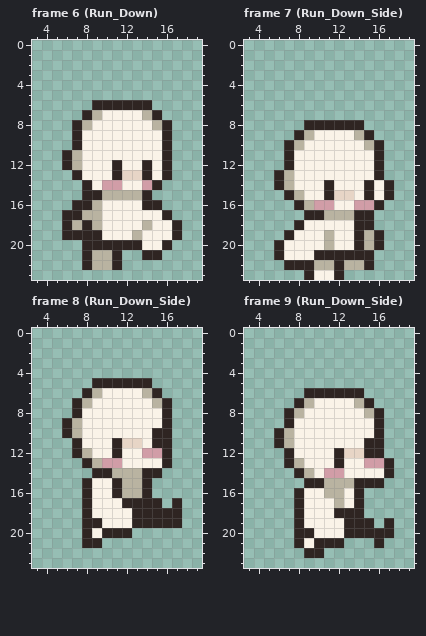
Two states of a pixel-art file, Assets/Enemies/Gnome/Gnome Run.aseprite. The picture above was drawn from the file before the commit.
24x24 pixels, 30 frames. Shown: frame 6 (Run_Down): x 3..19, y 0..23; frame 7 (Run_Down_Side): x 3..19, y 0..23; frame 8 (Run_Down_Side): x 3..19, y 0..23; frame 9 (Run_Down_Side): x 3..19, y 0..23. The commit also changed other frames, which this record leaves out.
New version:
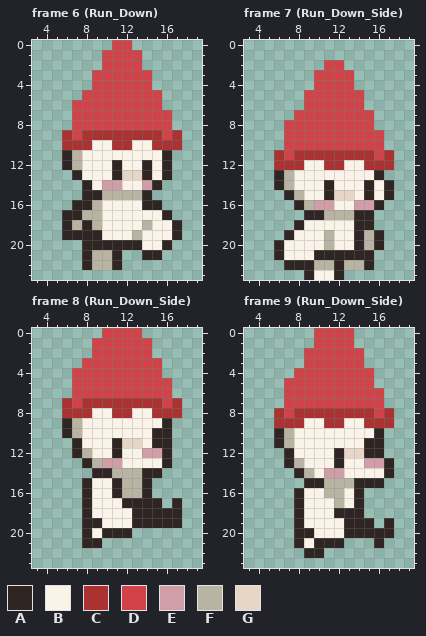
Palette (. is transparent): A #2f2522  B #faf3e8  C #ac3232  D #d14348  E #d19da7  F #b9b3a1  G #e7d5c6
The edit:
Frame 6 (Run_Down):
y 0: x 11..12 .. -> DD
y 1..2: x 10..13 .... -> DDDD
y 3..4: x 9..14 ...... -> DDDDDD
y 5: x 8..15 ........ -> DDDDDDDD
y 6: x 7..15 ..AAAAAA. -> DDDDDDDDD
y 7: x 7..16 .AFBBBBFA. -> DDDDDDDDDD
y 8: x 7..16 AFBBBBBBFA -> DDDDDDDDDD
y 9: x 6..17 .ABBBBBBBBA. -> CDCCCCCCCCDC
y 10: x 6..8 .AB -> CCC; x 11..12 BB -> CC; x 15..17 BA. -> CCC
Frame 7 (Run_Down_Side):
y 2: x 11..12 .. -> DD
y 3..4: x 10..13 .... -> DDDD
y 5..6: x 9..14 ...... -> DDDDDD
y 7: x 8..15 ........ -> DDDDDDDD
y 8: x 7..15 ..AAAAAA. -> DDDDDDDDD
y 9: x 7..16 .AFBBBBFA. -> DDDDDDDDDD
y 10: x 7..16 AFBBBBBBFA -> DDDDDDDDDD
y 11: x 6..17 .ABBBBBBBBA. -> CDCCCCCCCCDC
y 12: x 6..8 .AB -> CCC; x 11..12 BB -> CC; x 15..17 BA. -> CCC
Frame 8 (Run_Down_Side):
y 0: x 10..13 .... -> DDDD
y 1..2: x 9..14 ...... -> DDDDDD
y 3: x 8..15 ........ -> DDDDDDDD
y 4: x 7..15 ......... -> DDDDDDDDD
y 5: x 7..16 ..AAAAAA.. -> DDDDDDDDDD
y 6: x 7..16 .AFBBBBFA. -> DDDDDDDDDD
y 7: x 6..17 .AFBBBBBBFA. -> CDCCCCCCCCDC
y 8: x 6..8 .AB -> CCC; x 11..12 BB -> CC; x 15..17 BA. -> CCC
Frame 9 (Run_Down_Side):
y 0..1: x 10..13 .... -> DDDD
y 2..3: x 9..14 ...... -> DDDDDD
y 4: x 8..15 ........ -> DDDDDDDD
y 5: x 7..15 ......... -> DDDDDDDDD
y 6: x 7..16 ..AAAAAA.. -> DDDDDDDDDD
y 7: x 7..16 .AFBBBBFA. -> DDDDDDDDDD
y 8: x 6..17 .AFBBBBBBFA. -> CDCCCCCCCCDC
y 9: x 6..8 .AB -> CCC; x 11..12 BB -> CC; x 15..17 BA. -> CCC
Pixel boxes of the changes (left, top, right, bottom) in both pictures:
changed: (62, 40, 182, 150)
changed: (274, 60, 394, 170)
changed: (62, 328, 182, 418)
changed: (274, 328, 394, 428)
